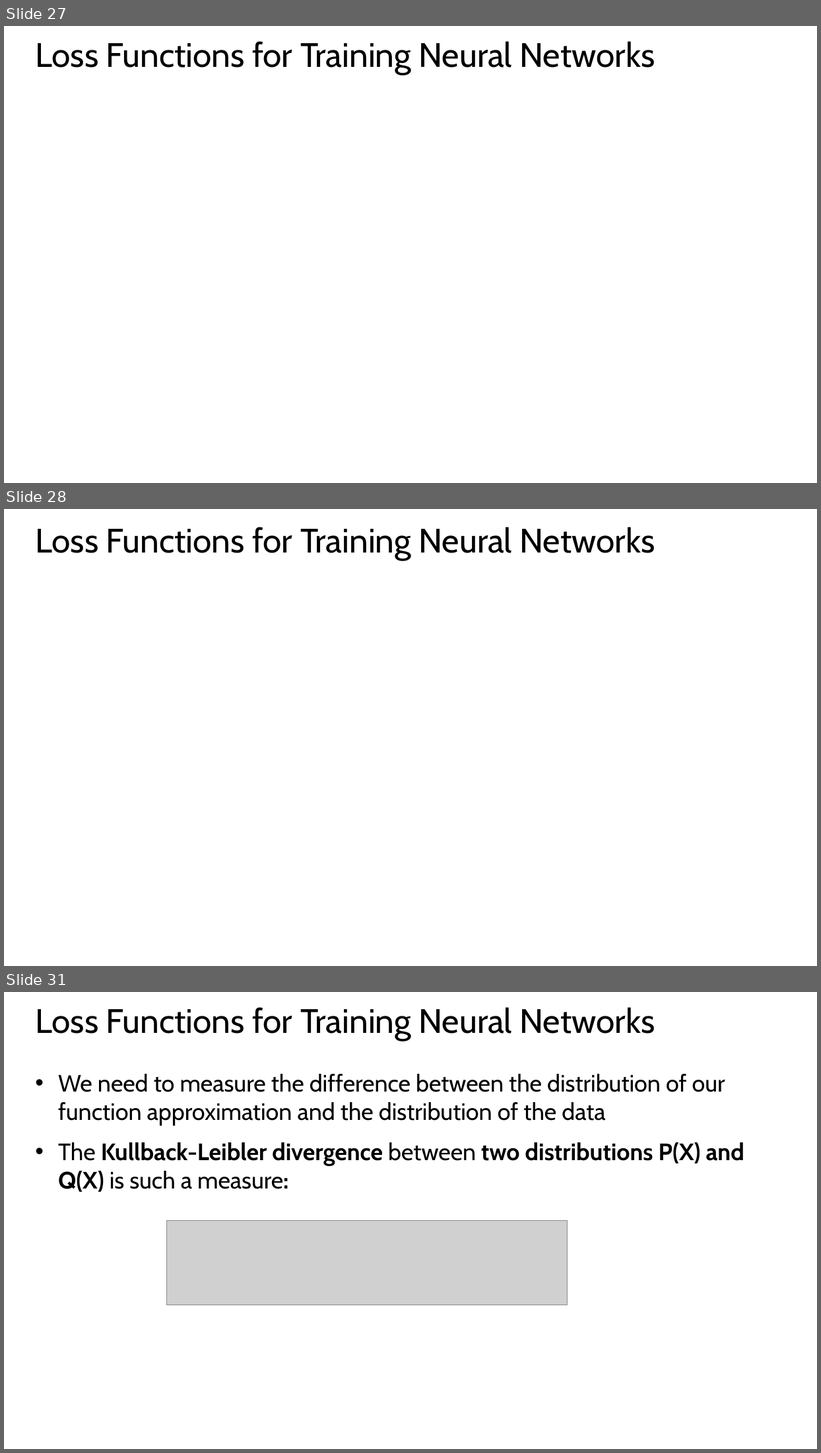
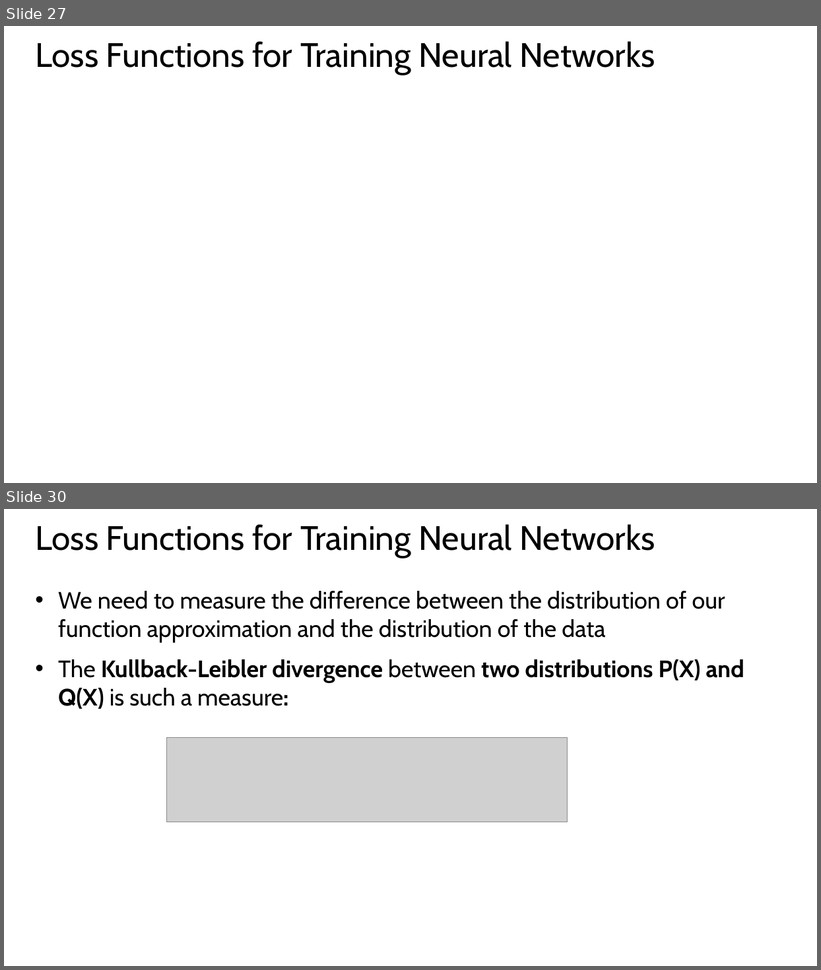
Before and after one commit to StephenElston/CSCI-E25, a slide deck: Slides/5_BuildingBlocksOfDeepLearning.pptx. Shown one above the other, each under a label of ours: slides 27, 28 and 31 before the commit, slides 27 and 30 after it; the slides between them are not shown. The pictures are 821x1453 and 821x970 pixels, drawn with LibreOffice and Linux fonts; fonts in the diff are those of the drawing; grey boxes stand for pictures. Boxes give left, top, right and bottom in pixels: in the first picture for what was removed or moved away, otherwise in the second. Text is boxed around its words. In the diff, an @@ line names an element or a change of style, - is before the commit and + after.

```diff
--- a/Slides/5_BuildingBlocksOfDeepLearning.pptx
+++ b/Slides/5_BuildingBlocksOfDeepLearning.pptx
@@ slide 28 removed at [4, 509, 817, 966], background #FFFFFF @@
@@ title removed at [36, 527, 655, 560] @@
-Loss Functions for Training Neural Networks
@@ what was slide 31 is now slide 30 @@
```
Also in this commit, not shown: 5 slides changed.
